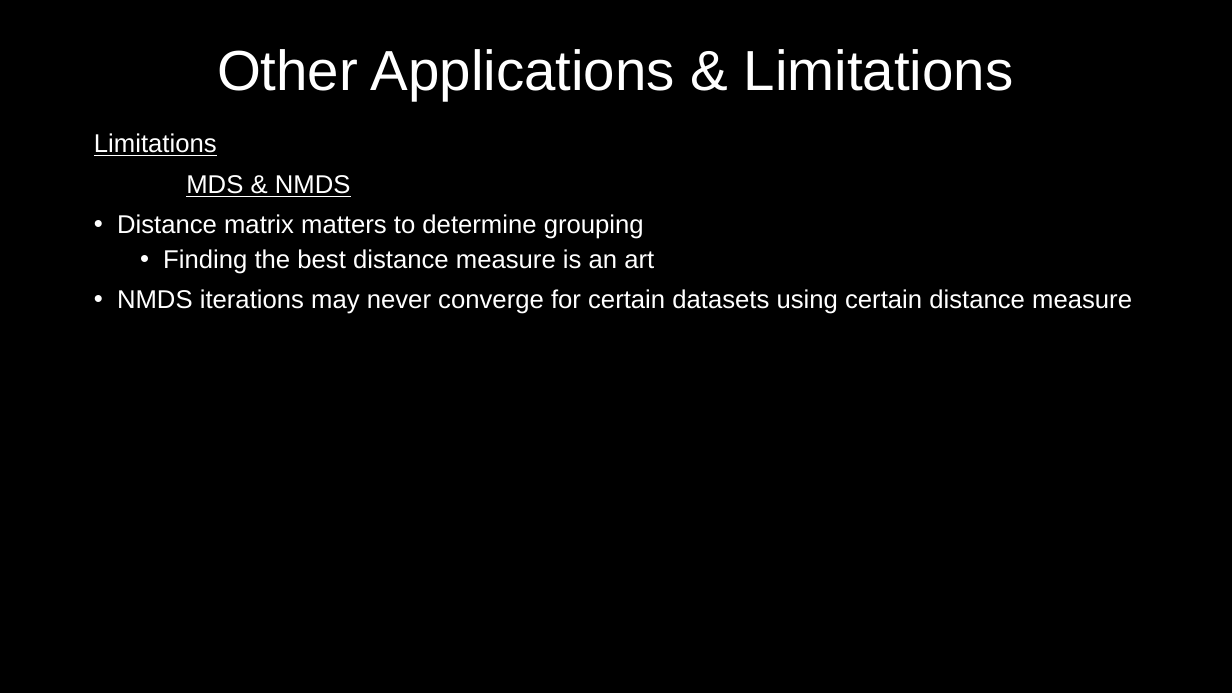
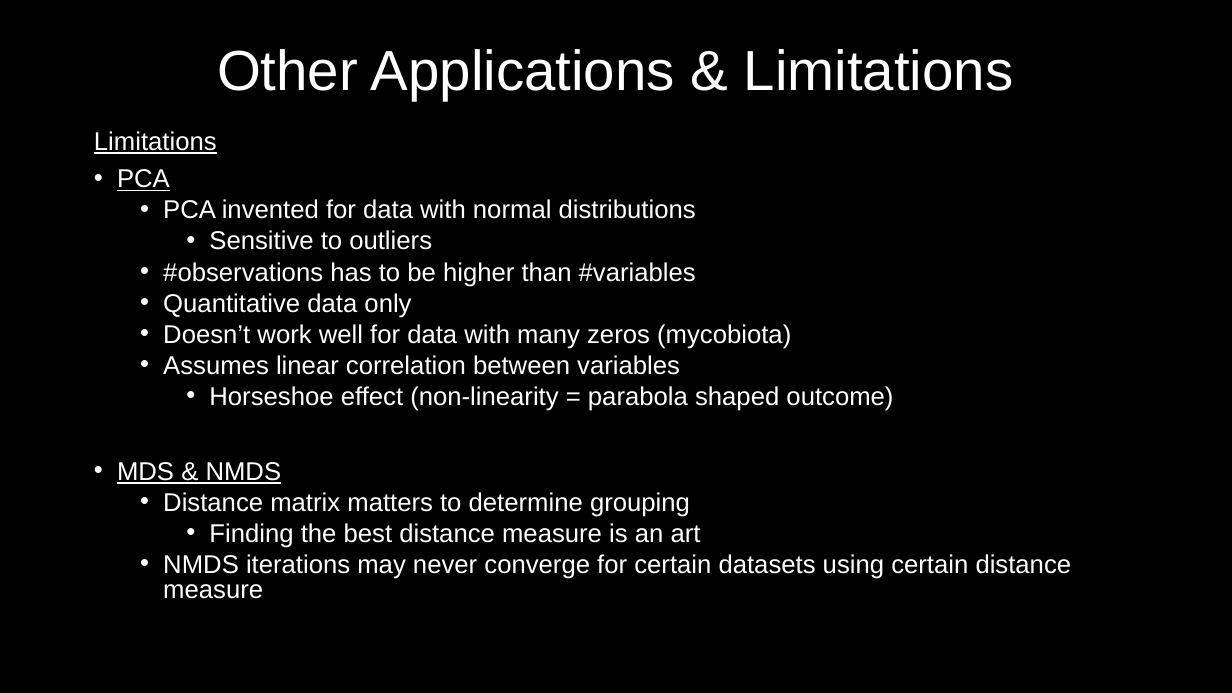
Before and after one commit to MyGitUse/MBIO7160, a slide deck: slide 29 of FinalProject/191128_Presentation_NM.pptx (slide 30 before the commit). Drawn at 1232x693 pixels with LibreOffice and Linux fonts; fonts in the diff are those of the drawing. Boxes give left, top, right and bottom in pixels: in the first picture for what was removed or moved away, otherwise in the second. Text is boxed around its words. In the diff, an @@ line names an element or a change of style, - is before the commit and + after.

```diff
--- a/FinalProject/191128_Presentation_NM.pptx
+++ b/FinalProject/191128_Presentation_NM.pptx
@@ text at (x1=94, y1=131, x2=1072, y2=599): line spacing 0.9 to 0.8; bullet none to •; list level 1 to 2 in "Distance matrix matters to determine ..."; list level 2 to 3 in "Finding the best distance measure ..."; list level 1 to 2 in "NMDS iterations may never converge ..." @@
@@ text at (x1=117, y1=169, x2=893, y2=411): paragraphs added @@
+• PCA
+  • PCA invented for data with normal distributions
+    • Sensitive to outliers
+  • #observations has to be higher than #variables
+  • Quantitative data only
+  • Doesn’t work well for data with many zeros (mycobiota)
+  • Assumes linear correlation between variables
+    • Horseshoe effect (non-linearity = parabola shaped outcome)
```
Also in this commit, not shown: 6 other slides changed, 3 slides added, 3 slides removed.
